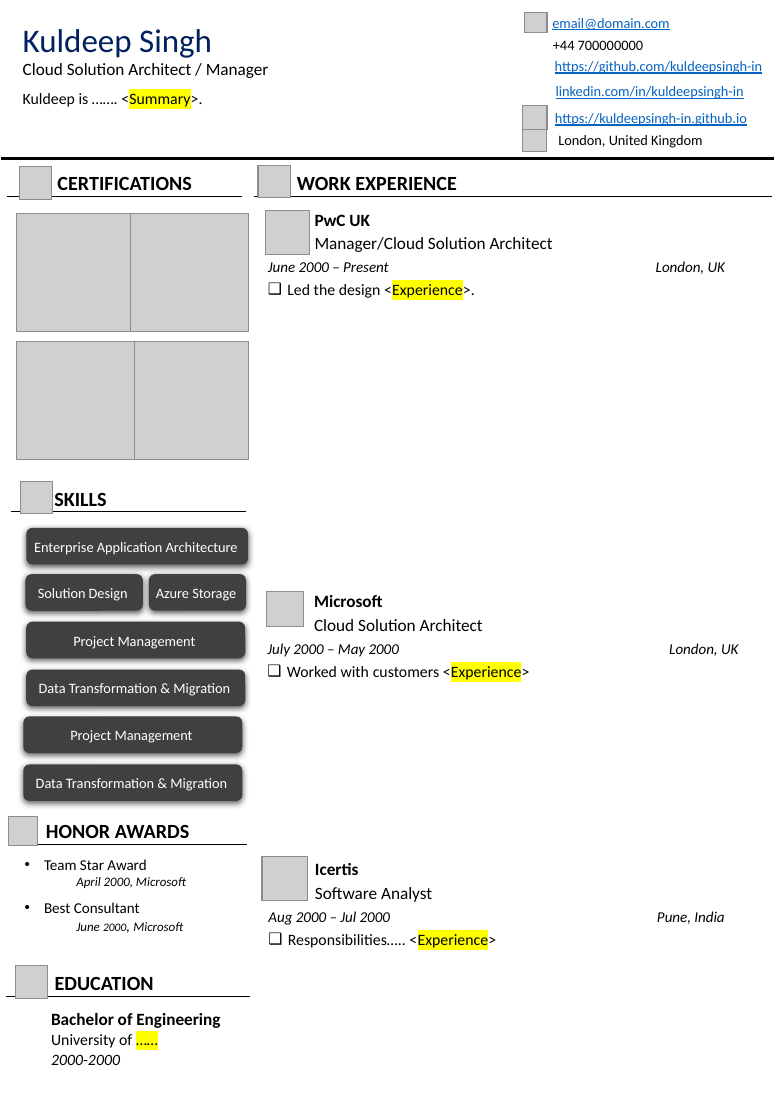
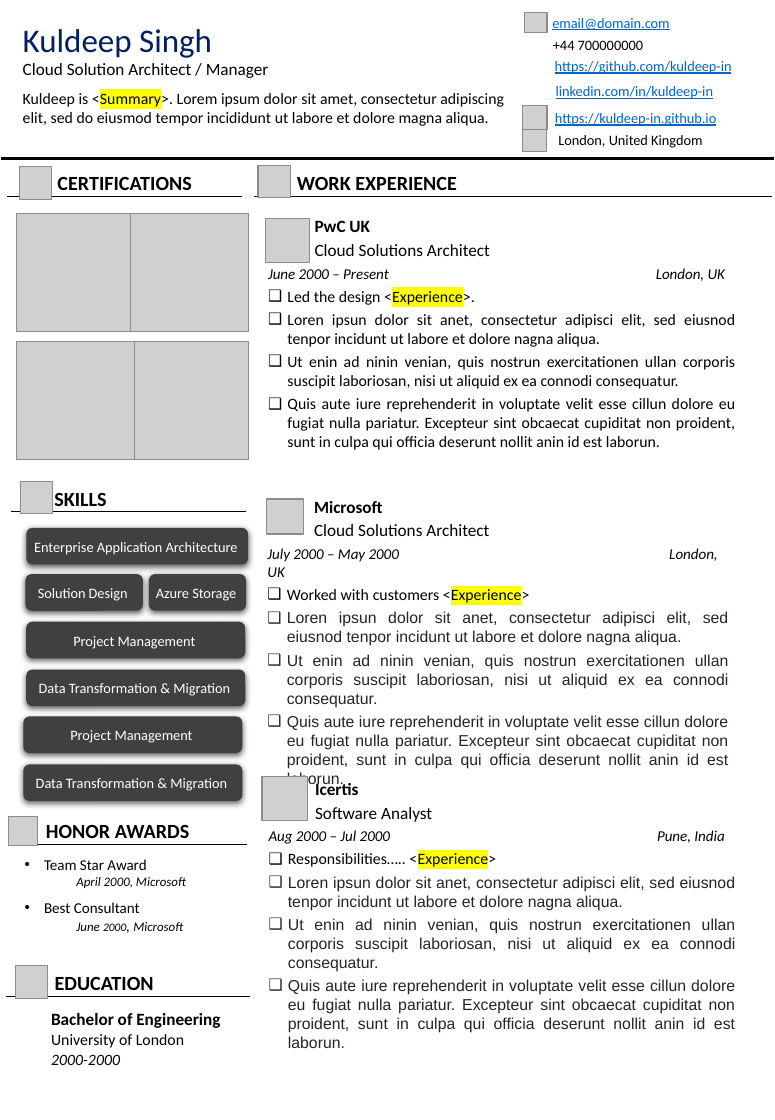
Before and after one commit to kuldeep-in/ResumeTemplates, a slide deck: slide 1 of Template files/Template02.pptx. Drawn at 775x1120 pixels with LibreOffice and Linux fonts; fonts in the diff are those of the drawing; grey boxes stand for pictures; background and template pictures are left out. Boxes give left, top, right and bottom in pixels: in the first picture for what was removed or moved away, otherwise in the second. Text is boxed around its words. In the diff, an @@ line names an element or a change of style, - is before the commit and + after.

```diff
--- a/Template files/Template02.pptx
+++ b/Template files/Template02.pptx
@@ text at bbox=[555, 61, 732, 74]: text changed @@
-https://github.com/kuldeepsingh-in
+https://github.com/kuldeep-in
@@ text at bbox=[556, 86, 713, 99]: text changed @@
-linkedin.com/in/kuldeepsingh-in
+linkedin.com/in/kuldeep-in
@@ text at bbox=[23, 90, 504, 126]: text changed @@
-Kuldeep is ……. <Summary>.
+Kuldeep is <Summary>. Lorem ipsum dolor sit amet, consectetur adipiscing elit, sed do eiusmod tempor incididunt ut labore et dolore magna aliqua.
@@ text at bbox=[555, 113, 716, 126]: text changed @@
-https://kuldeepsingh-in.github.io
+https://kuldeep-in.github.io
@@ picture: place and size @@
-picture at bbox=[266, 211, 310, 255]
+picture at bbox=[266, 218, 310, 262]
@@ text at bbox=[315, 244, 490, 256]: text changed @@
-Manager/Cloud Solution Architect
+Cloud Solutions Architect
@@ text at bbox=[287, 314, 735, 450]: paragraphs added @@
+❑ Loren ipsun dolor sit anet, consectetur adipisci elit, sed eiusnod tenpor incidunt ut labore et dolore nagna aliqua.
+❑ Ut enin ad ninin venian, quis nostrun exercitationen ullan corporis suscipit laboriosan, nisi ut aliquid ex ea connodi consequatur.
+❑ Quis aute iure reprehenderit in voluptate velit esse cillun dolore eu fugiat nulla pariatur. Excepteur sint obcaecat cupiditat non proident, sunt in culpa qui officia deserunt nollit anin id est laborun.
@@ text "Microsoft": place and size @@
-text "Microsoft" at bbox=[267, 595, 530, 681]
+text "Microsoft" at bbox=[267, 501, 729, 769]
@@ picture: place and size @@
-picture at bbox=[267, 592, 304, 627]
+picture at bbox=[267, 499, 304, 534]
@@ text at bbox=[314, 524, 489, 536]: text changed @@
-Cloud Solution Architect
+Cloud Solutions Architect
@@ text at bbox=[287, 611, 729, 769]: paragraphs added @@
+❑ Loren ipsun dolor sit anet, consectetur adipisci elit, sed eiusnod tenpor incidunt ut labore et dolore nagna aliqua.
+❑ Ut enin ad ninin venian, quis nostrun exercitationen ullan corporis suscipit laboriosan, nisi ut aliquid ex ea connodi consequatur.
+❑ Quis aute iure reprehenderit in voluptate velit esse cillun dolore eu fugiat nulla pariatur. Excepteur sint obcaecat cupiditat non proident, sunt in culpa qui officia deserunt nollit anin id est laborun.
@@ text "Icertis": place and size @@
-text "Icertis" at bbox=[268, 863, 724, 925]
+text "Icertis" at bbox=[269, 781, 735, 1033]
@@ picture: place and size @@
-picture at bbox=[262, 857, 308, 901]
+picture at bbox=[262, 776, 308, 820]
@@ text at bbox=[288, 876, 735, 1033]: paragraphs added @@
+❑ Loren ipsun dolor sit anet, consectetur adipisci elit, sed eiusnod tenpor incidunt ut labore et dolore nagna aliqua.
+❑ Ut enin ad ninin venian, quis nostrun exercitationen ullan corporis suscipit laboriosan, nisi ut aliquid ex ea connodi consequatur.
+❑ Quis aute iure reprehenderit in voluptate velit esse cillun dolore eu fugiat nulla pariatur. Excepteur sint obcaecat cupiditat non proident, sunt in culpa qui officia deserunt nollit anin id est laborun.
@@ text at bbox=[51, 1034, 184, 1048]: text changed @@
-University of ……
+University of London
```
Also in this commit, not shown: 4 other files.
